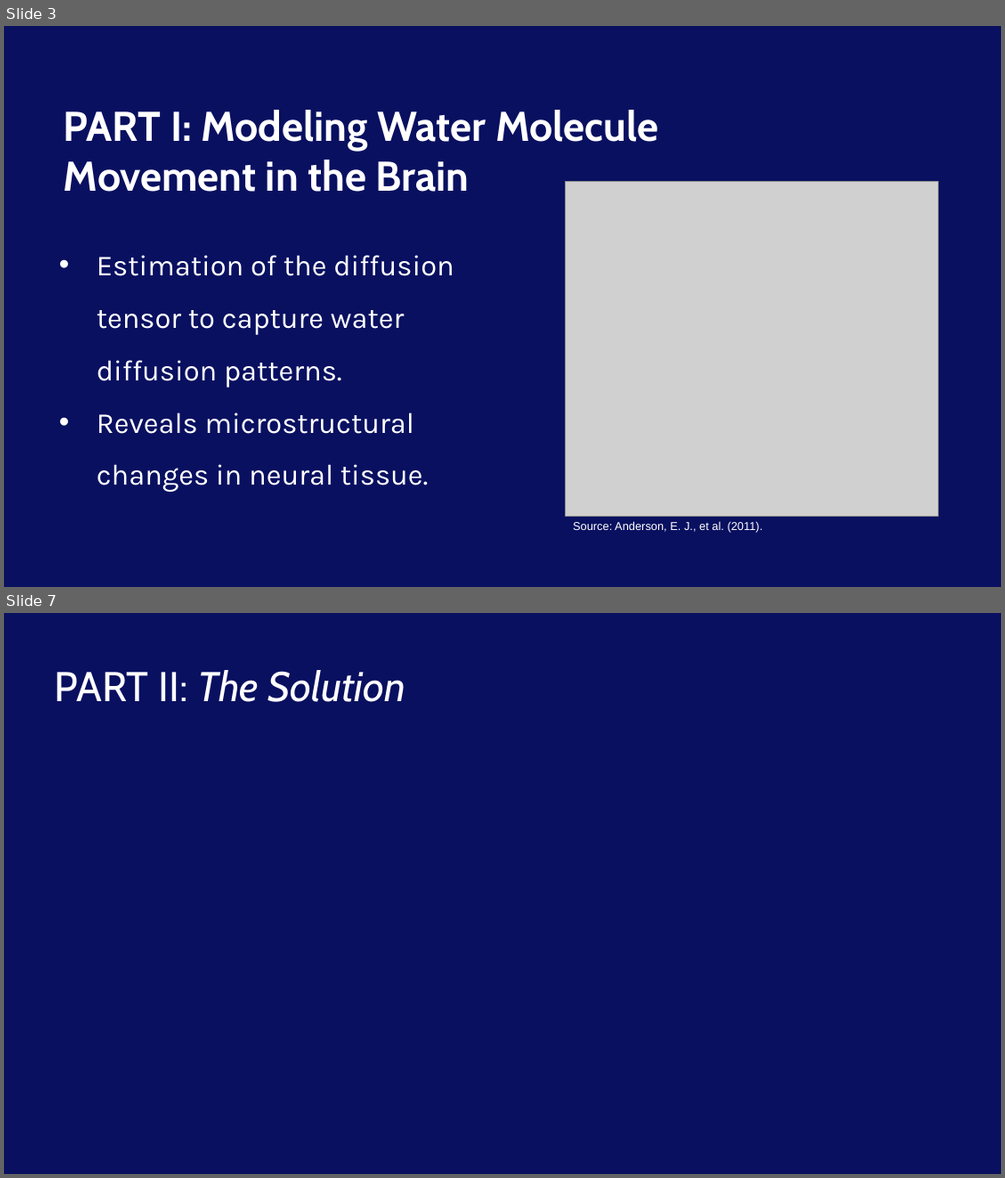
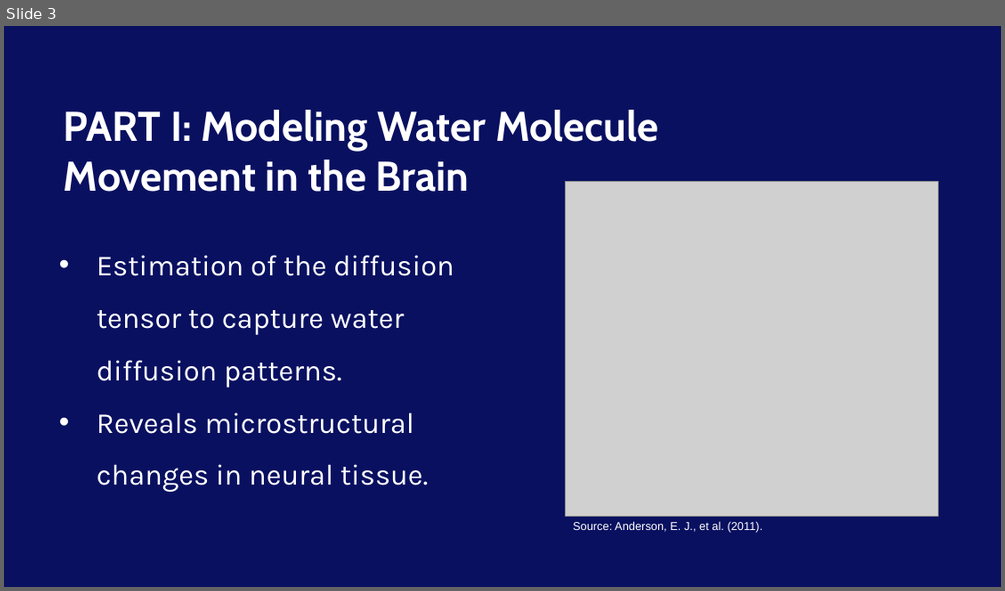
Before and after one commit to Neepa04/MXB201Group15, a slide deck: Report/Presentation.pptx. Shown one above the other, each under a label of ours: slides 3 and 7 before the commit, slide 3 after it; the slides between them are not shown. The pictures are 1005x1178 and 1005x591 pixels, drawn with LibreOffice and Linux fonts; fonts in the diff are those of the drawing; grey boxes stand for pictures; background and template pictures are left out. Boxes give left, top, right and bottom in pixels: in the first picture for what was removed or moved away, otherwise in the second. Text is boxed around its words. In the diff, an @@ line names an element or a change of style, - is before the commit and + after.

Commit message:
Added Part I problem presentation slides

```diff
--- a/Report/Presentation.pptx
+++ b/Report/Presentation.pptx
@@ slide 7 removed at (x1=4, y1=613, x2=1001, y2=1174), background picture (left out) @@
@@ title removed at (x1=55, y1=670, x2=405, y2=702) @@
-PART II: The Solution
```
Also in this commit, not shown: 1 slide changed, 3 slides added, 2 other slides removed.
